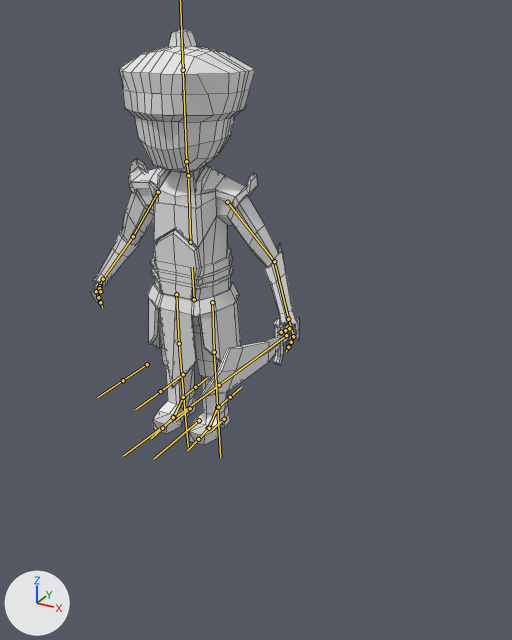
Two versions of the FBX model Map/Assets/Models/Persian_warrior/Persian_warrior_advance.fbx, one commit apart.
The view is the same before and after, from a 50 mm lens placed at (14.69, -21.66, 16.11), pointed at (4.58, -3.29, 6.93). The lights are fixed; the arrows at lower left show +X, +Y and +Z. The bones that bend it are drawn over the model as lines. Mesh edges are drawn as thin lines.

In view in the first picture: 'Persian'.
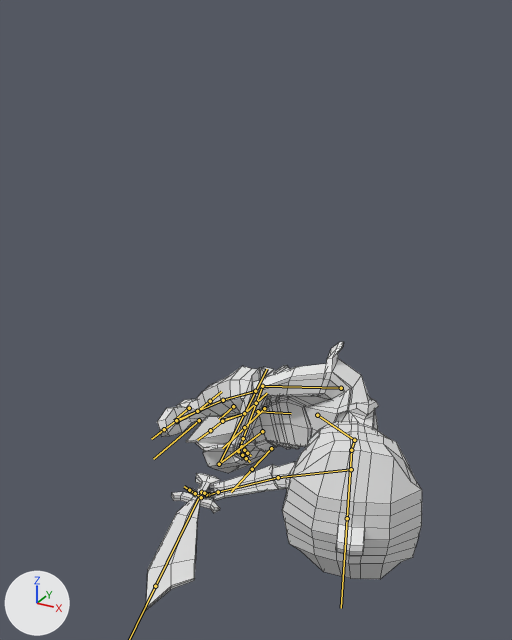
The newer file adds an action. The first version stands in its rest pose; the second is drawn at frame 16 of the action 'Armature|Persian_Warrior_Advanced_Dead'.

The edits, one by one:
Bone 'Espada' (bone_espada) moves from (0.0, 0.0, 0.0) to (1.52, 3.41, -5.26).
Bone 'Espada' (bone_espada) turns from (0, 0, 0) to (21, -96, -5) degrees about its own x, y and z.
Bone 'Abdomen' (bone_abdomen) moves from (0.0, 0.0, 0.0) to (-3.6, -3.32, -1.46).
Bone 'Abdomen' (bone_abdomen) turns from (0, 0, 0) to (5, -3, 79) degrees about its own x, y and z.
Bone 'Pecho' (bone_pecho) turns from (0, 0, 0) to (43, -1, 0) degrees about its own x, y and z.
Bone 'Cuello' (bone_cuello) turns from (0, 0, 0) to (-34, -5, 13) degrees about its own x, y and z.
Bone 'Brazo.L' (bone_brazo_l) turns from (0, 0, 0) to (-28, -16, -48) degrees about its own x, y and z.
Bone 'Antebrazo.L' (bone_antebrazo_l) turns from (0, 0, 0) to (5, 2, 13) degrees about its own x, y and z.
Bone 'Mano.L' (bone_mano_l) turns from (0, 0, 0) to (7, -17, 2) degrees about its own x, y and z.
Bone 'Brazo.R' (bone_brazo_r) turns from (0, 0, 0) to (-37, 28, 41) degrees about its own x, y and z.
Bone 'Antebrazo.R' (bone_antebrazo_r) turns from (0, 0, 0) to (-56, 9, 16) degrees about its own x, y and z.
Bone 'Femur.L' (bone_femur_l) turns from (0, 0, 0) to (-33, -49, -6) degrees about its own x, y and z.
Bone 'Tibia.L' (bone_tibia_l) turns from (0, 0, 0) to (91, 45, -46) degrees about its own x, y and z.
Bone 'Femur.R' (bone_femur_r) turns from (0, 0, 0) to (25, -37, -38) degrees about its own x, y and z.
Bone 'Tibia.R' (bone_tibia_r) turns from (0, 0, 0) to (-2, -1, -10) degrees about its own x, y and z.
Bone 'Pierna_Control.L' (bone_pierna_control_l) moves from (0.0, 0.0, 0.0) to (-0.47, 0.0, 0.74).
Bone 'Pierna_Control.L' (bone_pierna_control_l) turns from (0, 0, 0) to (0, -79, 0) degrees about its own x, y and z.
Bone 'Pierna_Control.R' (bone_pierna_control_r) moves from (0.0, 0.0, 0.0) to (0.06, 0.0, 0.02).
Bone 'Pierna_Control.R' (bone_pierna_control_r) turns from (0, 0, 0) to (0, -69, 0) degrees about its own x, y and z.

Changed parts and their boxes (x1, y1, x2, y2) in the pictures (512 x 640 px):
'Persian', posed (32% wider, 35% shorter): before (91, 29, 300, 445); after (146, 342, 422, 610)
bone 'Espada', root to tip: before (286, 335) to (219, 385); after (201, 492) to (155, 586)
bone 'Abdomen', root to tip: before (194, 299) to (192, 267); after (258, 411) to (291, 413)
bone 'Pecho', root to tip: before (190, 242) to (188, 179); after (317, 415) to (352, 438)
bone 'Cuello', root to tip: before (188, 175) to (186, 161); after (354, 440) to (351, 450)
bone 'Brazo.L', root to tip: before (227, 202) to (274, 261); after (351, 469) to (278, 477)
bone 'Antebrazo.L', root to tip: before (274, 261) to (288, 319); after (278, 477) to (218, 492)
bone 'Mano.L', root to tip: before (288, 319) to (292, 332); after (218, 492) to (205, 496)
bone 'Brazo.R', root to tip: before (158, 192) to (133, 236); after (341, 388) to (262, 386)
bone 'Antebrazo.R', root to tip: before (133, 236) to (103, 279); after (262, 386) to (243, 438)
bone 'Femur.L', root to tip: before (212, 302) to (214, 352); after (262, 431) to (219, 464)
bone 'Tibia.L', root to tip: before (214, 352) to (217, 407); after (219, 464) to (244, 413)
bone 'Femur.R', root to tip: before (176, 294) to (179, 343); after (255, 391) to (223, 400)
bone 'Tibia.R', root to tip: before (179, 343) to (183, 397); after (223, 400) to (197, 411)
bone 'Pierna_Control.L', root to tip: before (224, 419) to (209, 432); after (233, 406) to (219, 419)
bone 'Pierna_Control.R', root to tip: before (190, 408) to (175, 421); after (189, 408) to (174, 420)
